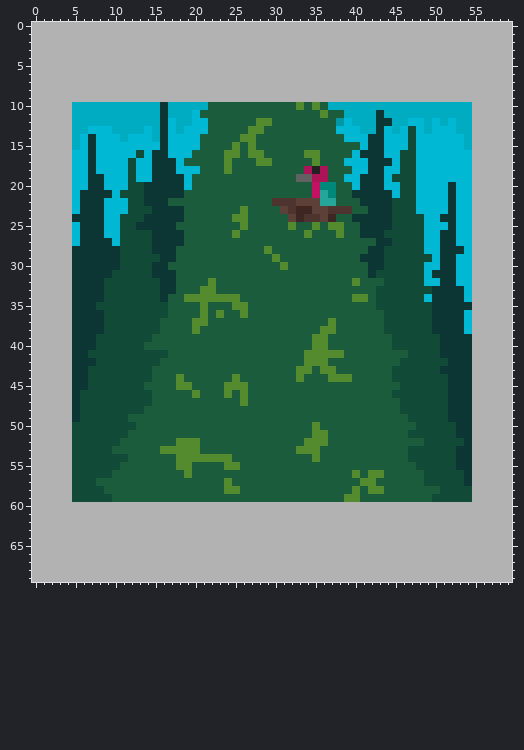
Sprite sheet -- player/album/photo_1.png. The first picture shows the starting point.
The file is 60x70 pixels.
New version:
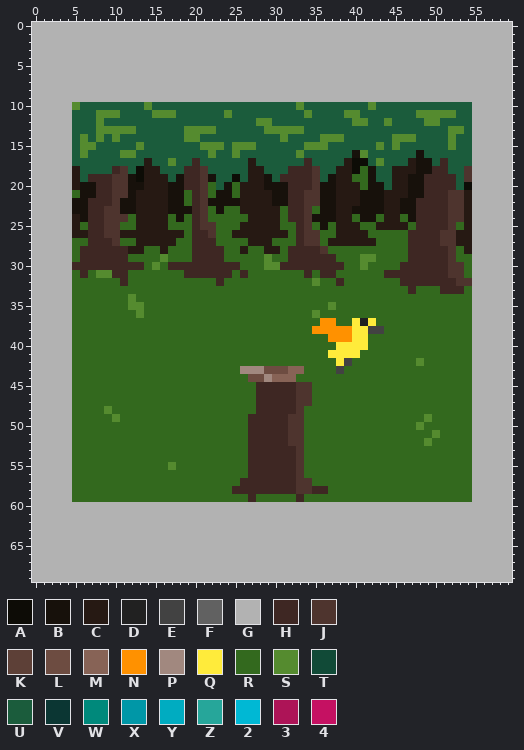
Palette (. is transparent): A #0d0c06  B #17110b  C #261913  D #212121  E #424242  F #616161  G #b2b2b2  H #3e2723  J #4e342e  K #5d4037  L #6d4c41  M #876356  N #ff9100  P #a1887f  Q #ffeb3b  R #33691e  S #558b2f  T #114a37  U #1b5c3c  V #0b3633  W #00897b  X #0097a7  Y #00acc1  Z #26a69a  2 #00b8d4  3 #ad1457  4 #c51162
Changes in this commit:
Changed rows in their new state; - is an unchanged pixel.
first column x 5:
10 SUUUUUUUUSUUUUUUU-------------U-UUUUUSUUUUUUUUUUUU
11 UUUSSSUUUUSSSUUU---S---------S-U--SSUUUUUUUSSSSSUU
12 UUUSUUUUUUUUUUUUU----------------UUSSUUSUUUUSSUUUU
13 UUUSSSSSUUUUUUSSSS----UUSSSSS----UUUUUUUUUUUUUUSSU
14 USUSUSUUUUUUUUSS-----UU---S----SSSUUUUUUSSSUUUUSUU
15 USSUUUUUSUUUUUUUSSS--S-------SSS----UUSUSUUUUUUSUU
16 USUUUUSSUUUUUUU--S-U--UU----SUU----BSUUUUUUBUUUUUU
17 UUUUUUUUUCUUSU-H---U--CUU----HU---CAAUSUUUCBBUHUUU
18 CUUUUHJUACCUUUHHJ--U--CC---HHHJU-CCARBUUCCCBBHHUUJ
19 CUHHHJJBACCCUBHHJB--A-CCB-HHHHJUBCCRRBUUCCBBHHHHUJ
20 CBBHHJJBBCCCBBHHJR-BRCCCBBBHHHJBBCCCRBBUCCBBHHHHUA
21 RBBHHJJBCCCCBBRHJRBBRCCCCBBHHJJBBCCCBBBCCCBBHHHJJC
22 BBHHHJBBCCCCBBRHJBBBBCCCCBBHHJJBBCCCBBBCCBBHHHHJJC
23 BBHHJJBBCCCCBBBHJRBRRCCCCCRH-JRBBCCBBBBCCBBHHHHJJC
24 CBHHJJJRCCCCRBRHJRRRRRCCCCRH--BBBCCRBBRCCRBHHHHJJC
25 CRHHJJRRCCCCRRRHJJRRRCCCCCRRHJRBRCCCRRCCCCRHHHHJRC
26 CCHHJJCCCCCCCCRHHJRRCCCCCCCRHJJRRCCCCRRRRRHHHHJJCC
27 RRHHHJRRCCCCCRRHHHRRRRCCCRRRHJJRCCCCCCRRRRHHHHJJCC
28 RHHHHHHCCRRCRRRHHHHRRCRRCCRHHHHJRRRRRRRRRRHHHHHJRC
29 RHHHHHHRRRRSRRRHHHHRRRRRSRRHHHHHHRRRSSRRRRHHHHHJRR
30 HHHHHHHHHRSRHHHHHHHHHRRRSSHHHHHHHHRRSRRRRHHHHHHJJR
31 RHRSSHHRRRRRRRHHHHHHRHRRRRRRRHRHHRRRRRRHHHHHHHHJJR
32 RRRRRRHRRRRRRRRRRRHRRRRRRRRRRRSRRHRRRRRRRHHHHHHHJJ
33 RRRRRRRRRRRRRRRRRRRRRRRRRRRRRRRRRRRRRRRRRRHRRRHHHR
34 RRRRRRRSRRRRRRRRRRRRRRRRRRRRRRRRRRRRRRRRRRRRRRRRRR
35 RRRRRRRSSRRRRRRRRRRRRRRRRRRRRRRRSRRRRRRRRRRRRRRRRR
36 RRRRRRRRSRRRRRRRRRRRRRRRRRRRRRSRRRRRRRRRRRRRRRRRRR
37 RRRRRRRRRRRRRRRRRRRRRRRRRRRRRRRNNRRQDQRRRRRRRRRRRR
38 RRRRRRRRRRRRRRRRRRRRRRRRRRRRRRNNNNNQQEERRRRRRRRRRR
39 RRRRRRRRRRRRRRRRRRRRRRRRRRRRRRRRNNNQQRRRRRRRRRRRRR
40 RRRRRRRRRRRRRRRRRRRRRRRRRRRRRRRRRQQQQRRRRRRRRRRRRR
41 RRRRRRRRRRRRRRRRRRRRRRRRRRRRRRRRQQQQRRRRRRRRRRRRRR
42 RRRRRRRRRRRRRRRRRRRRRRRRRRRRRRRRRQERRRRRRRRSRRRRRR
43 RRRRRRRRRRRRRRRRRRRRRPPPLLLMMRRRRERRRRRRRRRRRRRRRR
44 RRRRRRRRRRRRRRRRRRRRRRLLPMMMRRRRRRRRRRRRRRRRRRRRRR
45 RRRRRRRRRRRRRRRRRRRRRRRHHHHHJJRRRRRRRRRRRRRRRRRRRR
46 RRRRRRRRRRRRRRRRRRRRRRRHHHHHJJRRRRRRRRRRRRRRRRRRRR
47 RRRRRRRRRRRRRRRRRRRRRRRHHHHHJJRRRRRRRRRRRRRRRRRRRR
48 RRRRSRRRRRRRRRRRRRRRRRRHHHHHJRRRRRRRRRRRRRRRRRRRRR
49 RRRRRSRRRRRRRRRRRRRRRRHHHHHJJRRRRRRRRRRRRRRRSRRRRR
50 RRRRRRRRRRRRRRRRRRRRRRHHHHHJJRRRRRRRRRRRRRRSRRRRRR
51 RRRRRRRRRRRRRRRRRRRRRRHHHHHJJRRRRRRRRRRRRRRRRSRRRR
52 RRRRRRRRRRRRRRRRRRRRRRHHHHHJJRRRRRRRRRRRRRRRSRRRRR
53 RRRRRRRRRRRRRRRRRRRRRRHHHHHHJRRRRRRRRRRRRRRRRRRRRR
54 RRRRRRRRRRRRRRRRRRRRRRHHHHHHJRRRRRRRRRRRRRRRRRRRRR
55 RRRRRRRRRRRRSRRRRRRRRRHHHHHHJRRRRRRRRRRRRRRRRRRRRR
56 RRRRRRRRRRRRRRRRRRRRRRHHHHHHJRRRRRRRRRRRRRRRRRRRRR
57 RRRRRRRRRRRRRRRRRRRRRHHHHHHHJJRRRRRRRRRRRRRRRRRRRR
58 RRRRRRRRRRRRRRRRRRRRHHHHHHHHJJHHRRRRRRRRRRRRRRRRRR
59 RRRRRRRRRRRRRRRRRRRRRRHRRRRRHRRRRRRRRRRRRRRRRRRRRR
Pixel boxes of the changes (left, top, right, bottom) in both pictures:
changed: (72, 102, 472, 502)
